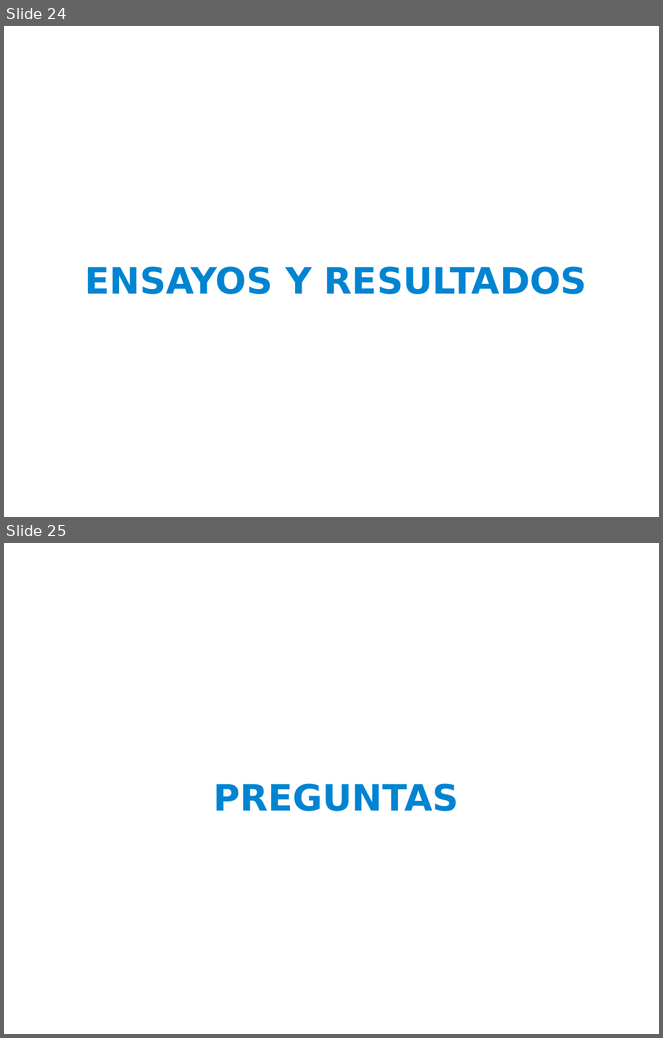
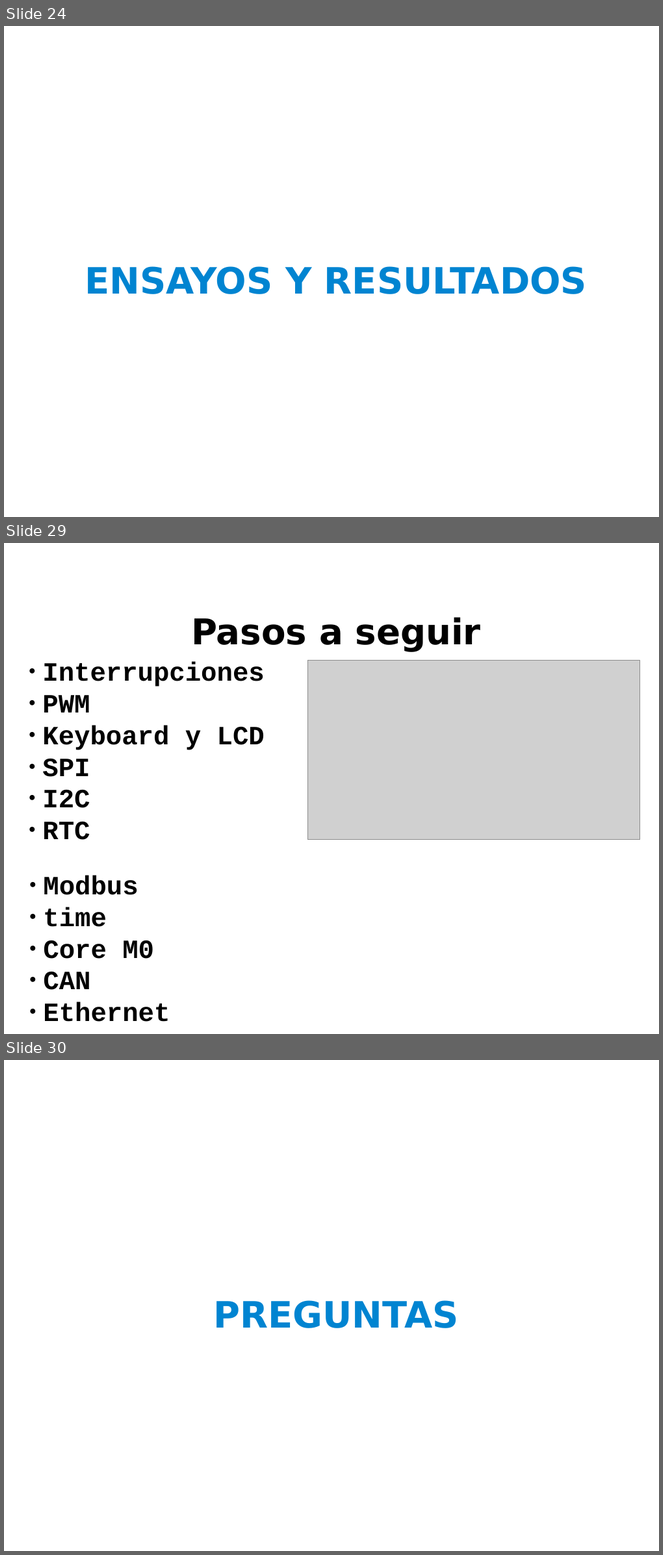
Before and after one commit to ernesto-g/tpfinalcese, a slide deck: presentacion/presentacion_v1.odp. Shown one above the other, each under a label of ours: slides 24 and 25 before the commit, slides 24, 29 and 30 after it; the slides between them are not shown. The pictures are 663x1038 and 663x1555 pixels, drawn with LibreOffice and Linux fonts; fonts in the diff are those of the drawing; grey boxes stand for pictures; background and template pictures are left out. Boxes give left, top, right and bottom in pixels: in the first picture for what was removed or moved away, otherwise in the second. Text is boxed around its words. In the diff, an @@ line names an element or a change of style, - is before the commit and + after.

```diff
--- a/presentacion/presentacion_v1.odp
+++ b/presentacion/presentacion_v1.odp
@@ slide 29 added at bbox=[4, 543, 659, 1034], background picture (left out) @@
@@ title added at bbox=[191, 617, 481, 652], 43 pt, text #000000, bold @@
+Pasos a seguir
@@ text added at bbox=[42, 662, 265, 840], 32 pt, text #000000, bold @@
+    ● Interrupciones
+    ● PWM
+    ● Keyboard y LCD
+    ● SPI
+    ● I2C
+    ● RTC
@@ picture added at bbox=[308, 660, 640, 839] @@
@@ text added at bbox=[43, 876, 170, 1022], 32 pt, text #000000, bold @@
+    ● Modbus
+    ● time
+    ● Core M0
+    ● CAN
+    ● Ethernet
@@ what was slide 25 is now slide 30 @@
```
Also in this commit, not shown: 3 slides changed, 4 other slides added.
